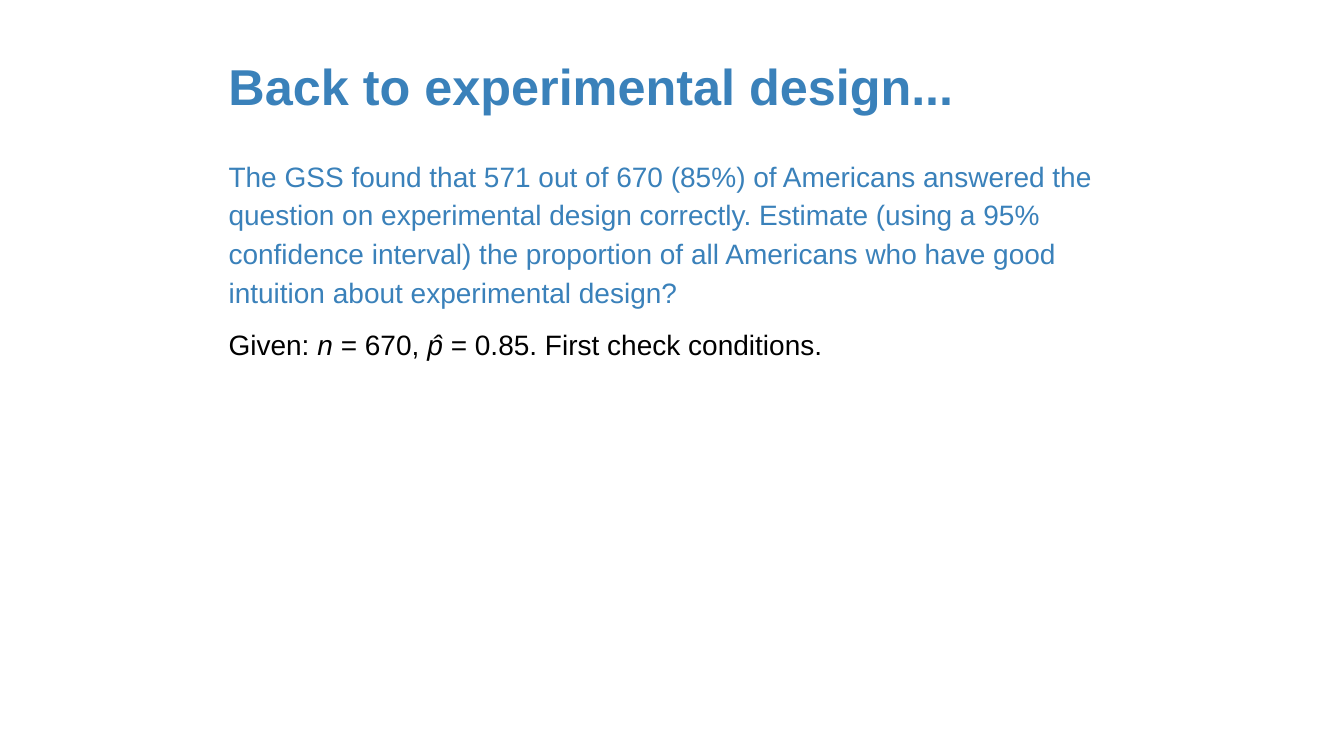
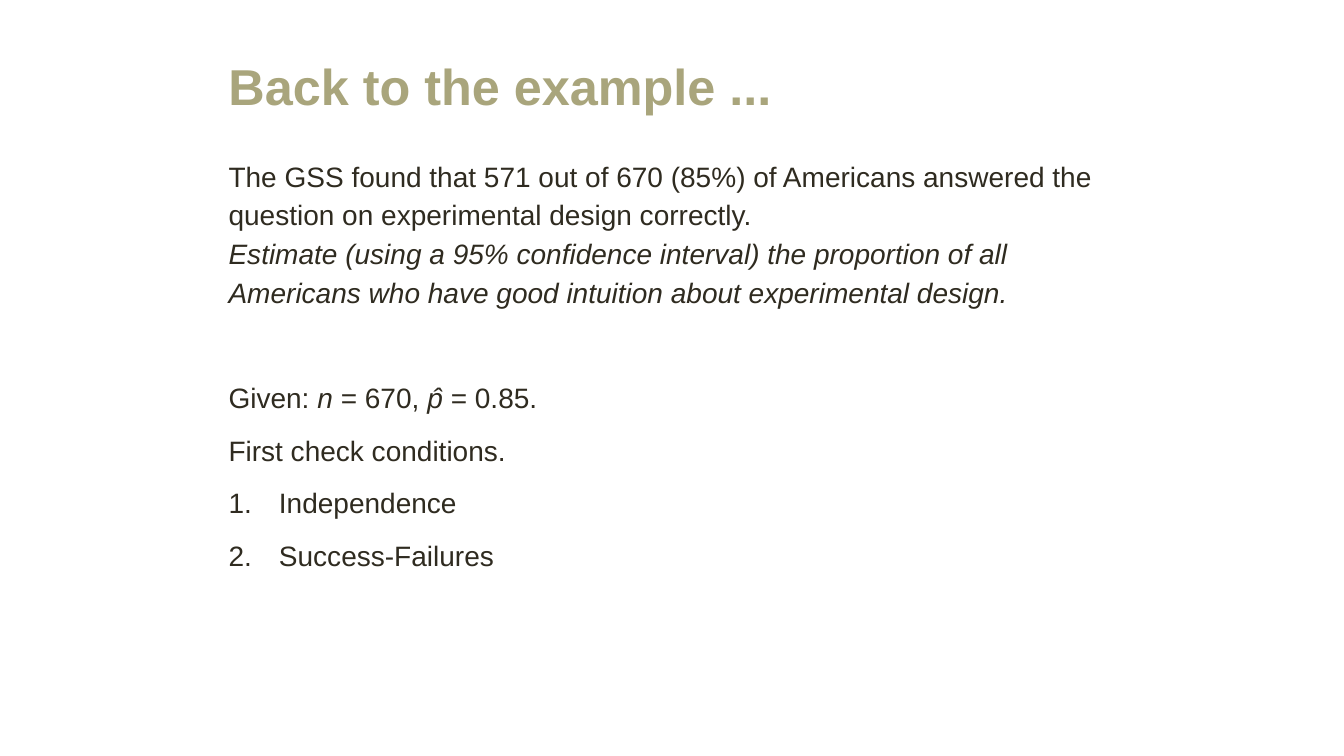
Before and after one commit to amosca01/MATH108-F23, a slide deck: slide 17 of slides/15-single-proportion.pptx. Drawn at 1344x756 pixels with LibreOffice and Linux fonts; fonts in the diff are those of the drawing. Boxes give left, top, right and bottom in pixels: in the first picture for what was removed or moved away, otherwise in the second. Text is boxed around its words. In the diff, an @@ line names an element or a change of style, - is before the commit and + after.

```diff
--- a/slides/15-single-proportion.pptx
+++ b/slides/15-single-proportion.pptx
@@ title at (x1=228, y1=68, x2=716, y2=115): text changed; text colour #3A81BA to #A9A57C @@
-Back to experimental design...
+Back to the example ...
@@ text at (x1=229, y1=166, x2=1091, y2=567): text changed; text colour #3A81BA to #2F2B20 @@
-The GSS found that 571 out of 670 (85%) of Americans answered the question on experimental design correctly. Estimate (using a 95% confidence interval) the proportion of all Americans who have good intuition about experimental design?
-Given: n = 670, p̂ = 0.85. First check conditions.
+The GSS found that 571 out of 670 (85%) of Americans answered the question on experimental design correctly.
+Estimate (using a 95% confidence interval) the proportion of all Americans who have good intuition about experimental design.
+Given: n = 670, p̂ = 0.85.
+First check conditions.
+1. Independence
+2. Success-Failures
```
Also in this commit, not shown: 38 other slides changed, 20 slides added, 2 slides removed, 6 other files.
